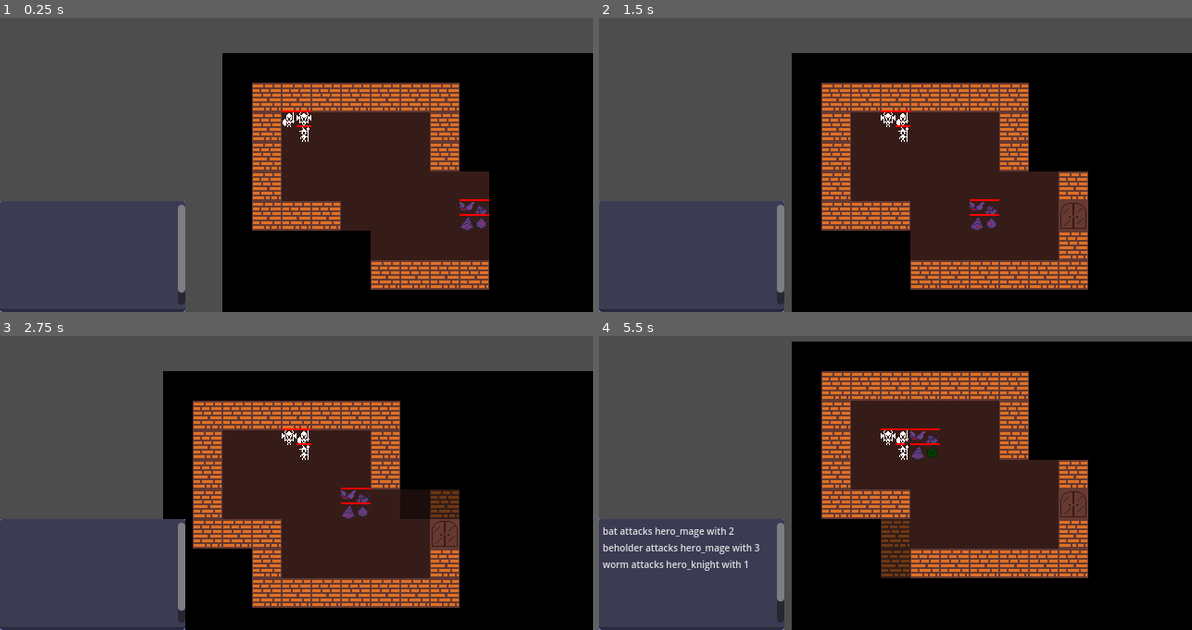
Above: before the commit, frames 1-4 (two rows, left to right).
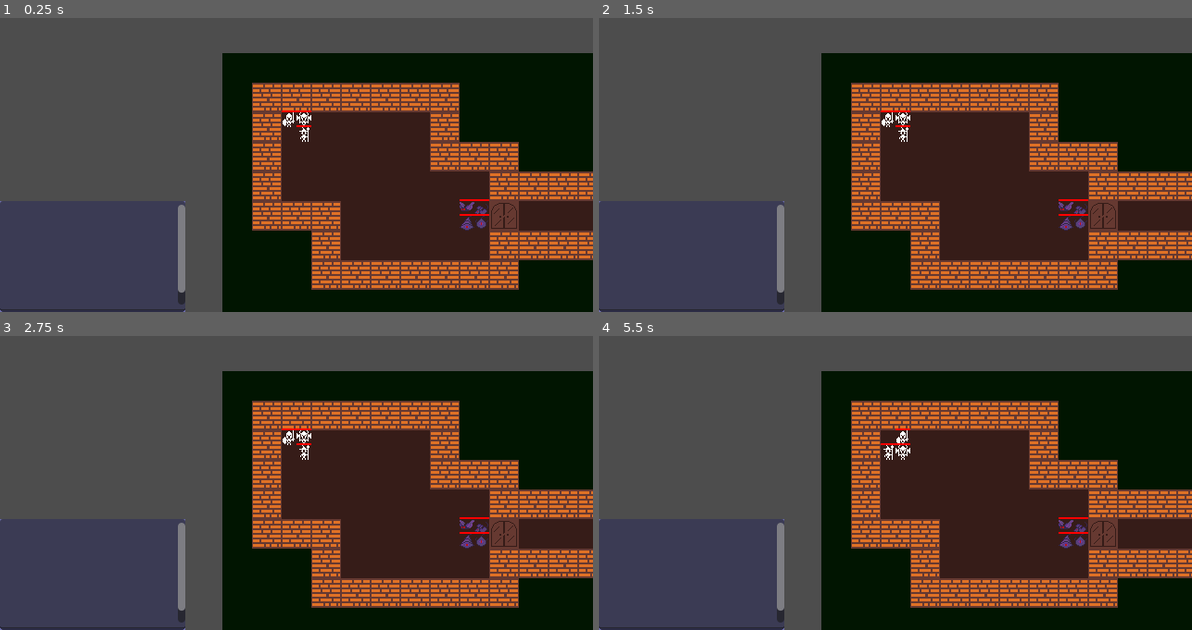
Above: after the commit, the same moments.

Repository: nickykendy/MyRoguelikeGame
Game: Godot game, scene res://levels/world.tscn
Two runs of this game, one before a commit and one after it. Both use one fixed random seed, a clock stepped at 60 frames per second and the inputs below.
Inputs (mouse positions are in pixels of both pictures, inside the frame that each line leads up to):
- Up to frame 1 (0.25 s): no input
- Up to frame 2 (1.5 s): tap Enter at 0.5 s; move the mouse to (889, 120) at 0.52 s; press the mouse at (889, 120) at 0.53 s; hold D (right) 0.53-1.28 s; tap Space (wait) at 1.25 s; move the mouse to (901, 120) at 1.27 s; release the mouse at (901, 120) at 1.28 s; hold S (down) from 1.28 s (still down); click (901, 120) at 1.35 s
- Up to frame 3 (2.75 s): tap Enter at 2 s; move the mouse to (302, 453) at 2.02 s; release S (down) at 2.03 s; hold D (right) from 2.03 s (still down); hold Q (rotate anticlockwise) from 2.03 s (still down); click (302, 453) at 2.3 s
- Up to frame 4 (5.5 s): tap Space (wait) at 2.75, 4.25 s; move the mouse to (948, 497) at 2.77 s; release D (right) at 2.78 s; release Q (rotate anticlockwise) at 2.78 s; hold W (up) 2.78-3.53 s; tap E (rotate clockwise) at 2.85 s; click (948, 497) at 3.05 s; tap Enter at 3.5 s; move the mouse to (960, 468) at 3.52 s; press the mouse at (960, 468) at 3.53 s; hold A (left) 3.53-5.03 s; tap Mouse wheel down (scale down) at 3.6 s; move the mouse to (954, 477) at 4.27 s; release the mouse at (954, 477) at 4.28 s; tap Mouse wheel up (scale up) at 4.35 s; click (954, 477) at 4.55 s; move the mouse to (919, 483) at 5.02 s; hold S (down) from 5.03 s (still down); hold 1 (test) from 5.03 s (still down); click (919, 483) at 5.3 s

The runs differ from the first frame. In frame 1, 8.8% of the frame differs, in the area x 52-100%, y 42-93%; in frame 2, 21%; in frame 3, 30%; in frame 4, 39%, in the area x 0-100%, y 1-100%.
Error after the commit: Invalid access to property or key 'global_position' on a base object of type 'null instance'. (res://scripts/Heroes.gd:68)

Commit message:
node slot 尝试

Diff:
--- a/scenes/Characters/Heroes/Heroes.tscn
+++ b/scenes/Characters/Heroes/Heroes.tscn
@@ -1,9 +1,10 @@
-[gd_scene load_steps=2 format=3 uid="uid://e377k2m2ijhw"]
+[gd_scene load_steps=3 format=3 uid="uid://e377k2m2ijhw"]
 
+[ext_resource type="PackedScene" uid="uid://hnkgpvjxg4r8" path="res://scenes/Characters/Team.tscn" id="1_6y4dy"]
 [ext_resource type="Script" path="res://scripts/Heroes.gd" id="1_as48d"]
 
-[node name="Heroes" type="Node2D" groups=["heroes"]]
+[node name="Heroes" instance=ExtResource("1_6y4dy")]
 script = ExtResource("1_as48d")
 
-[node name="Camera2D" type="Camera2D" parent="."]
+[node name="Camera2D" type="Camera2D" parent="." index="9"]
 position = Vector2(16, 16)
--- a/scenes/Characters/Monsters/Monsters.tscn
+++ b/scenes/Characters/Monsters/Monsters.tscn
@@ -1,6 +1,7 @@
-[gd_scene load_steps=2 format=3 uid="uid://7nrqcqrfvx63"]
+[gd_scene load_steps=3 format=3 uid="uid://7nrqcqrfvx63"]
 
+[ext_resource type="PackedScene" uid="uid://hnkgpvjxg4r8" path="res://scenes/Characters/Team.tscn" id="1_mmu6g"]
 [ext_resource type="Script" path="res://scripts/Monsters.gd" id="1_skr8a"]
 
-[node name="Monsters" type="Node2D" groups=["monsters"]]
+[node name="Monsters" instance=ExtResource("1_mmu6g")]
 script = ExtResource("1_skr8a")
--- a/scenes/Characters/Slot.tscn
+++ /dev/null
@@ -1,3 +0,0 @@
-[gd_scene format=3 uid="uid://c1vw8rjct18qn"]
-
-[node name="Slot" type="Node2D"]
--- /dev/null
+++ b/scenes/Characters/Team.tscn
@@ -0,0 +1,33 @@
+[gd_scene load_steps=2 format=3 uid="uid://hnkgpvjxg4r8"]
+
+[ext_resource type="Script" path="res://scripts/Team.gd" id="1_2hgpv"]
+
+[node name="Team" type="Node2D"]
+script = ExtResource("1_2hgpv")
+
+[node name="slot0" type="Node2D" parent="."]
+position = Vector2(8, 8)
+
+[node name="slot1" type="Node2D" parent="."]
+position = Vector2(24, 8)
+
+[node name="slot2" type="Node2D" parent="."]
+position = Vector2(24, 24)
+
+[node name="slot3" type="Node2D" parent="."]
+position = Vector2(8, 24)
+
+[node name="slot4" type="Node2D" parent="."]
+position = Vector2(16, 8)
+
+[node name="slot5" type="Node2D" parent="."]
+position = Vector2(16, 24)
+
+[node name="slot6" type="Node2D" parent="."]
+position = Vector2(8, 16)
+
+[node name="slot7" type="Node2D" parent="."]
+position = Vector2(24, 16)
+
+[node name="slot8" type="Node2D" parent="."]
+position = Vector2(16, 16)
--- a/scripts/Heroes.gd
+++ b/scripts/Heroes.gd
@@ -40,25 +40,35 @@
 
 func _rotate_formation(is_clockwise:bool) -> void:
 	if members.is_empty(): return
-	if slots.is_empty():return
 
-	var temp_slots = slots.duplicate()
 	var tween = create_tween()
 	tween.set_parallel(true)
-	var length = slots.size()
+
+	var length = members.size()
 	for i in length:
-		if slots[i] != null:
-			if is_clockwise:
-				var next = (i + 1) % length
-				tween.tween_property(slots[i], "position", SLOT_POS[next], 0.2)
-				temp_slots[next] = slots[i]
-			else:
-				var next = (i - 1) % length
-				tween.tween_property(slots[i], "position", SLOT_POS[next], 0.2)
-				temp_slots[next] = slots[i]
+		var next := 0
+		var new_slot_name := ""
+		if is_clockwise:
+			next = (members[i].in_slot + 1) % 4
+		else:
+			next = (members[i].in_slot - 1) % 4
 
-	slots = temp_slots.duplicate()
-	temp_slots.clear()
+		match length:
+			# 成员数量为3或者4时
+			_:
+				new_slot_name = "slot" + str(next)
+			# 成员数量为2时
+			2:
+				new_slot_name = "slot" + str(next + 5)
+			# 成员数量为1时
+			1:
+				new_slot_name = "slot" + str(next + 8)
+
+		var new_slot = get_node(new_slot_name)
+		tween.tween_property(members[i], "global_position", new_slot.global_position, 0.2)
+		members[i].reparent(new_slot, true)
+		members[i].in_slot = next
+
 
 
 func _unhandled_input(event):
--- a/scripts/Team.gd
+++ b/scripts/Team.gd
@@ -15,25 +15,35 @@
 
 func _initialization():
 	current_tile = pos_to_map(position)
-	slots.resize(4)
 
 
 func set_team(new_team):
 	team = new_team
-	for i in new_team.size():
+	var length = new_team.size()
+	for i in length:
 		var new_member = load(Game.UNITS[new_team[i]]).instantiate()
 		if new_member:
 			members.append(new_member)
-			slots.append(new_member)
-			call_deferred("add_member_into_slots", new_member)
-
-
-
-func add_member_into_slots(_member:Unit) -> void:
-	add_child(_member, true)
+			call_deferred("add_member_into_slots", new_member, i, length)
+
+
+
+func add_member_into_slots(_member:Unit, _index:int, _num:int) -> void:
+	var a = get_node("slot0")
+	_member.in_slot = _index
+	match _num:
+		1:
+			get_node("slot8").add_child(_member, true)
+		2:
+			var slot_name = "slot" + str(_index + 4)
+			get_node(slot_name).add_child(_member, true)
+		_:
+			var slot_name = "slot" + str(_index)
+			get_node(slot_name).add_child(_member, true)
+
 	_member.mou_entered.connect(_on_Unit_mou_entered)
 	_member.mou_exited.connect(_on_Unit_mou_exited)
-	update_team_formation()
+#	update_team_formation()
 
 
 func _on_Unit_mou_entered(_unit):
@@ -46,7 +56,6 @@
 
 func update_team_formation():
 	if members.is_empty(): return
-	if slots.is_empty(): return
 
 	if members.size() >= 3:
 		if slots[0] != null:
--- a/scripts/Unit.gd
+++ b/scripts/Unit.gd
@@ -5,6 +5,7 @@
 var dead := false
 var cur_health :float: set = set_cur_health
 var unit_name :String
+var in_slot :int
 
 @export var is_melee :bool = true
 @export var max_health :float = 10.0
Not shown: 1 places in assets/tiles/DungeonTiles.tres that only renumber resources
Not shown: 1 places in scenes/Characters/Heroes/hero_fighter.tscn that only renumber resources
Not shown: 1 places in scenes/Characters/Heroes/hero_ranger.tscn that only renumber resources
Not shown: 1 places in scenes/Characters/Unit.tscn that only renumber resources
